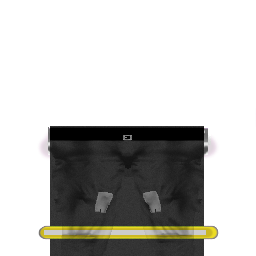
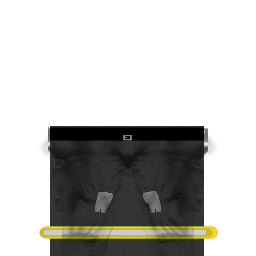
Layer changes from the first 256 × 256 image to the second:
hid "white" (1st of 2) over [38, 109, 256, 240]
hid "yellow" (1st of 3) over [38, 109, 256, 240]
hid "red" (1st of 3) over [38, 109, 256, 240]
hid "purple" (1st of 2) over [38, 109, 256, 240]
hid "pink" (1st of 2) over [38, 109, 256, 240]
hid "orange" (1st of 2) over [38, 109, 256, 240]
hid "green" (1st of 3) over [38, 109, 256, 240]
hid "blue" (1st of 3) over [38, 109, 256, 240]
added layer "TrousersMesh_Fireman" above "pants" over [38, 109, 256, 240]
